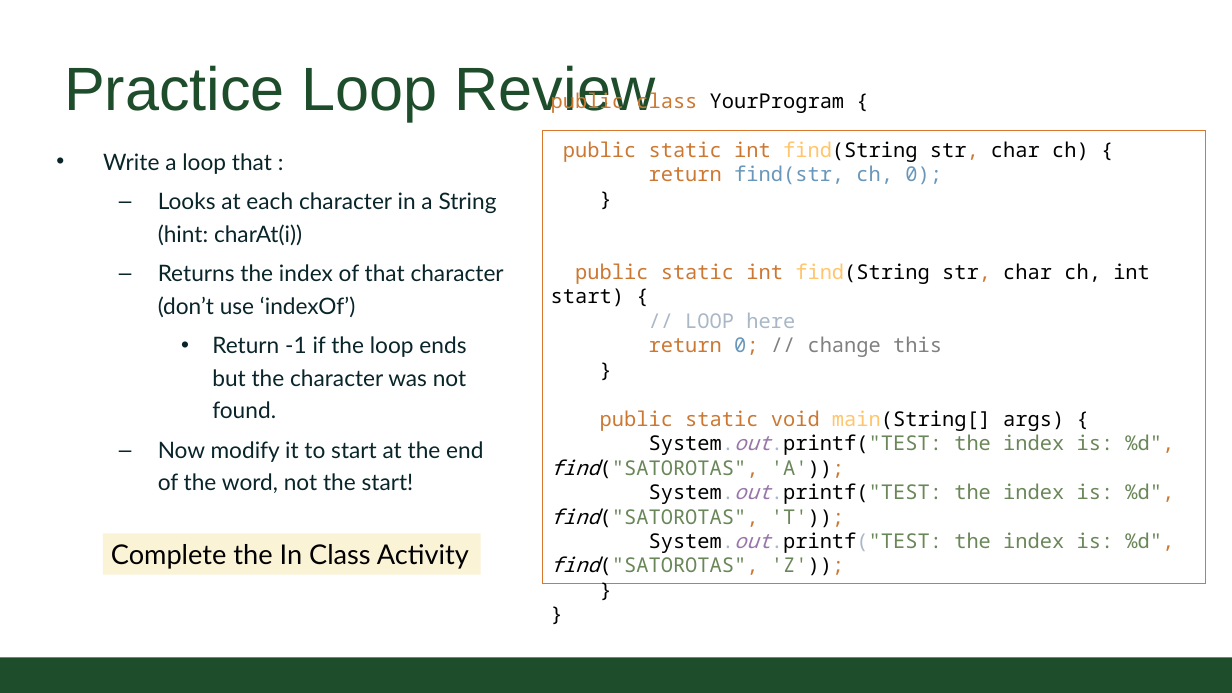
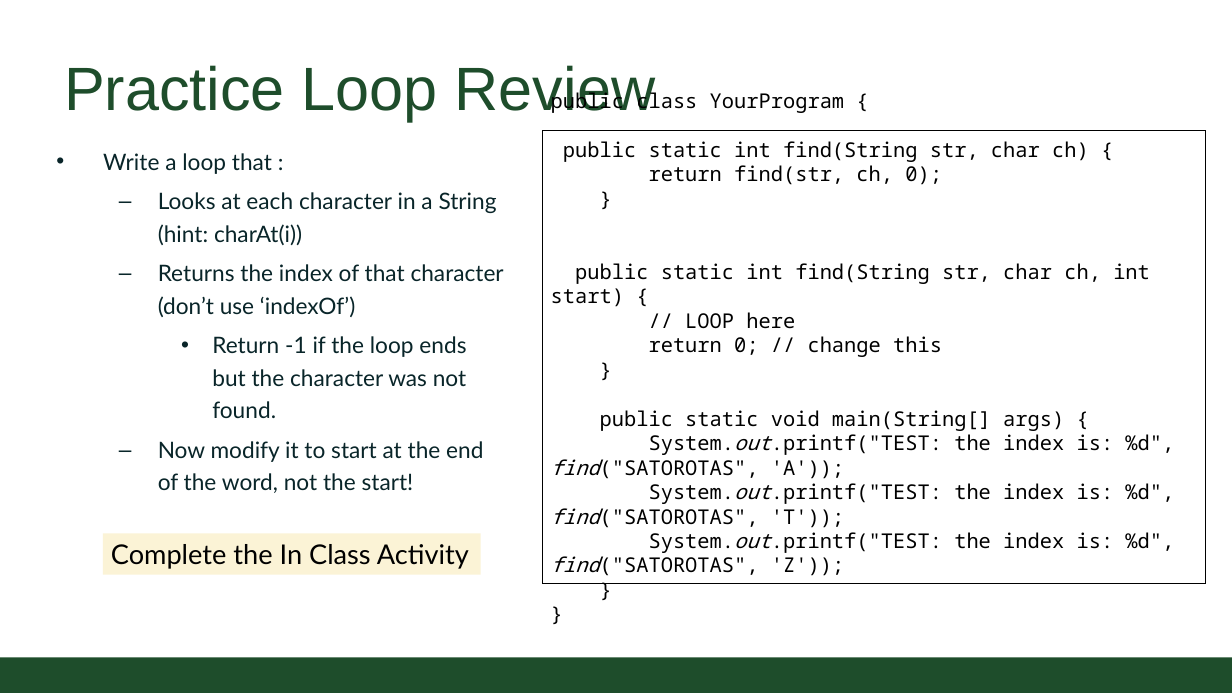
Before and after one commit to CSU-CompSci-CS163-4/Handouts, a slide deck: slide 8 of slides/On-Campus/06_03_StringManipulation.pptx. Drawn at 1232x693 pixels with LibreOffice and Linux fonts; fonts in the diff are those of the drawing; background and template pictures are left out. Boxes give left, top, right and bottom in pixels: in the first picture for what was removed or moved away, otherwise in the second. Text is boxed around its words. In the diff, an @@ line names an element or a change of style, - is before the commit and + after.

Commit message:
String Manipulation Updated Accessibility

```diff
--- a/slides/On-Campus/06_03_StringManipulation.pptx
+++ b/slides/On-Campus/06_03_StringManipulation.pptx
@@ rectangle "public class YourProgram {" at (x1=542, y1=130, x2=1205, y2=583): text colour #CC7832 to #000000 in "public class", "public static int str, return", "public static int str,", "return 0; public static void %d", find("SATOROTAS", ..."; text colour #FFC66D to #000000 in "find(String", "find(String", "main(String[]"; text colour #6897BB to #000000 in "find(str, ch, 0);", "0;"; text colour #A9B7C6 to #000000 in "// LOOP here System.out.printf("TEST: System.out.printf("TES ..."; text colour #808080 to #000000 in "// change this"; text colour #9876AA to #000000 in "System.out.printf("TEST: System.out.printf("TEST: System.out ..."; text colour #6A8759 to #000000 in "System.out.printf("TEST: the index is: %d", find("SATOROTAS" ..."; outline #D9782C 0.75 pt to #000000 0.75 pt @@
```
Also in this commit, not shown: 7 other slides changed, 1 slide added, 1 slide removed.
